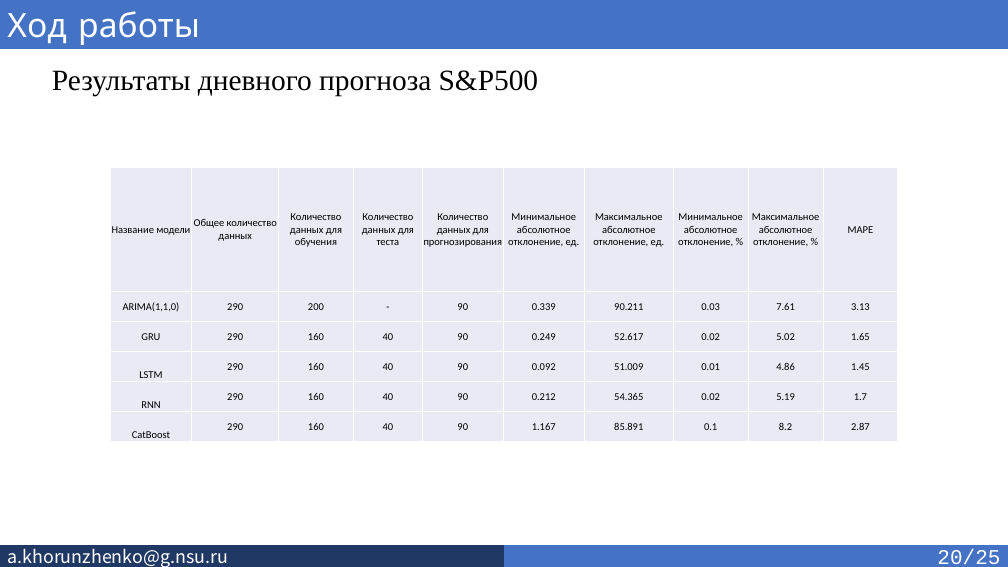
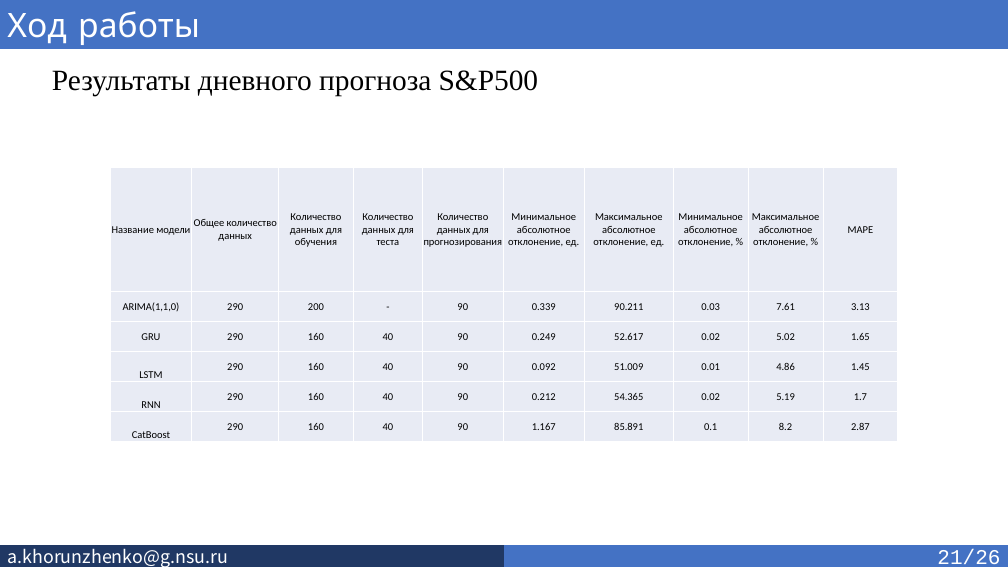
Before and after one commit to SkivHisink/MasterWork, a slide deck: slide 21 of Text/Хорунженко_презентация_4_сем.pptx (slide 20 before the commit). Drawn at 1008x567 pixels with LibreOffice and Linux fonts; fonts in the diff are those of the drawing. Boxes give left, top, right and bottom in pixels: in the first picture for what was removed or moved away, otherwise in the second. Text is boxed around its words. In the diff, an @@ line names an element or a change of style, - is before the commit and + after.

```diff
--- a/Text/Хорунженко_презентация_4_сем.pptx
+++ b/Text/Хорунженко_презентация_4_сем.pptx
@@ text in rectangle at bbox=[937, 549, 1000, 564]: text changed @@
-20/25
+21/26
```
Also in this commit, not shown: 23 other slides changed, 3 slides added, 1 slide removed, 1 other file.
